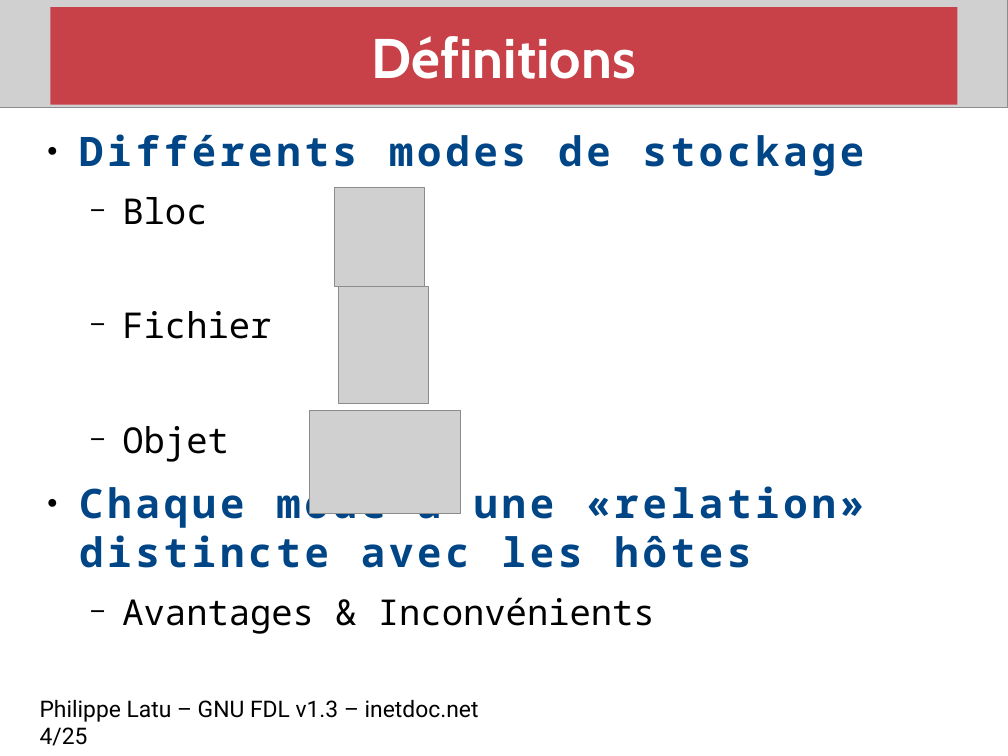
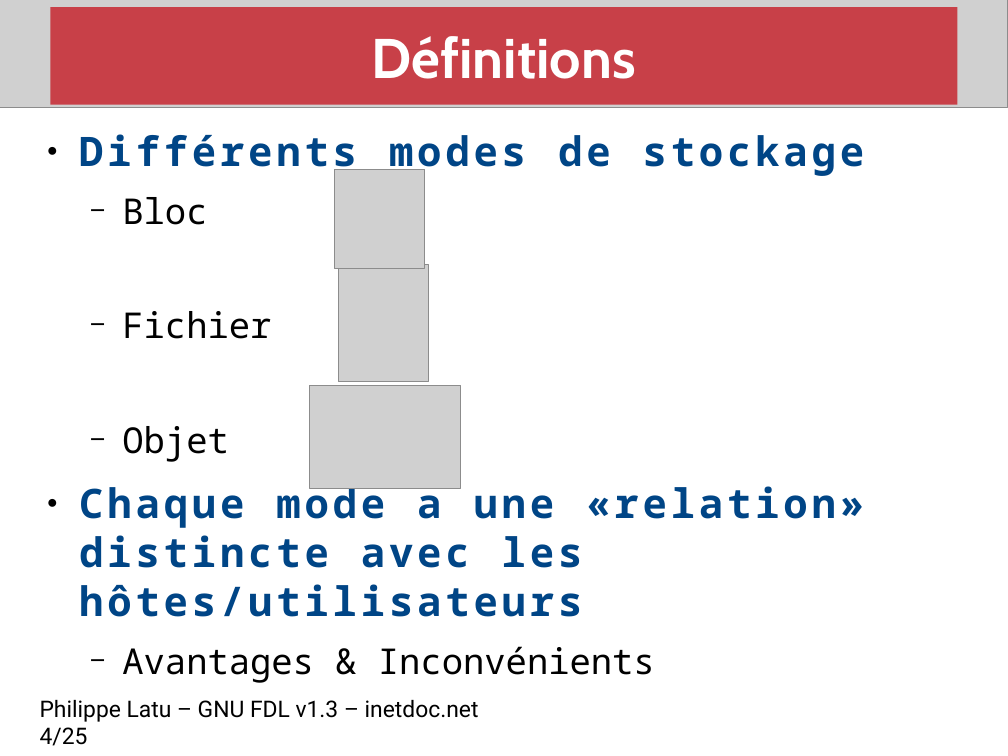
Before and after one commit to platu/inetdoc, a slide deck: slide 4 of presentations/net-storage/net-storage.odp. Drawn at 1008x756 pixels with LibreOffice and Linux fonts; fonts in the diff are those of the drawing; grey boxes stand for pictures. Boxes give left, top, right and bottom in pixels: in the first picture for what was removed or moved away, otherwise in the second. Text is boxed around its words. In the diff, an @@ line names an element or a change of style, - is before the commit and + after.

```diff
--- a/presentations/net-storage/net-storage.odp
+++ b/presentations/net-storage/net-storage.odp
@@ picture: place and size @@
-picture at (335, 188, 424, 287)
+picture at (335, 169, 424, 269)
@@ picture: place and size @@
-picture at (338, 286, 428, 403)
+picture at (338, 264, 428, 381)
@@ picture: place and size @@
-picture at (310, 411, 461, 514)
+picture at (310, 385, 461, 488)
@@ text at (79, 480, 864, 617): text changed @@
-● Chaque mode a une «relation» distincte avec les hôtes
+● Chaque mode a une «relation» distincte avec les hôtes/utilisateurs
```
Also in this commit, not shown: 10 other slides changed.
